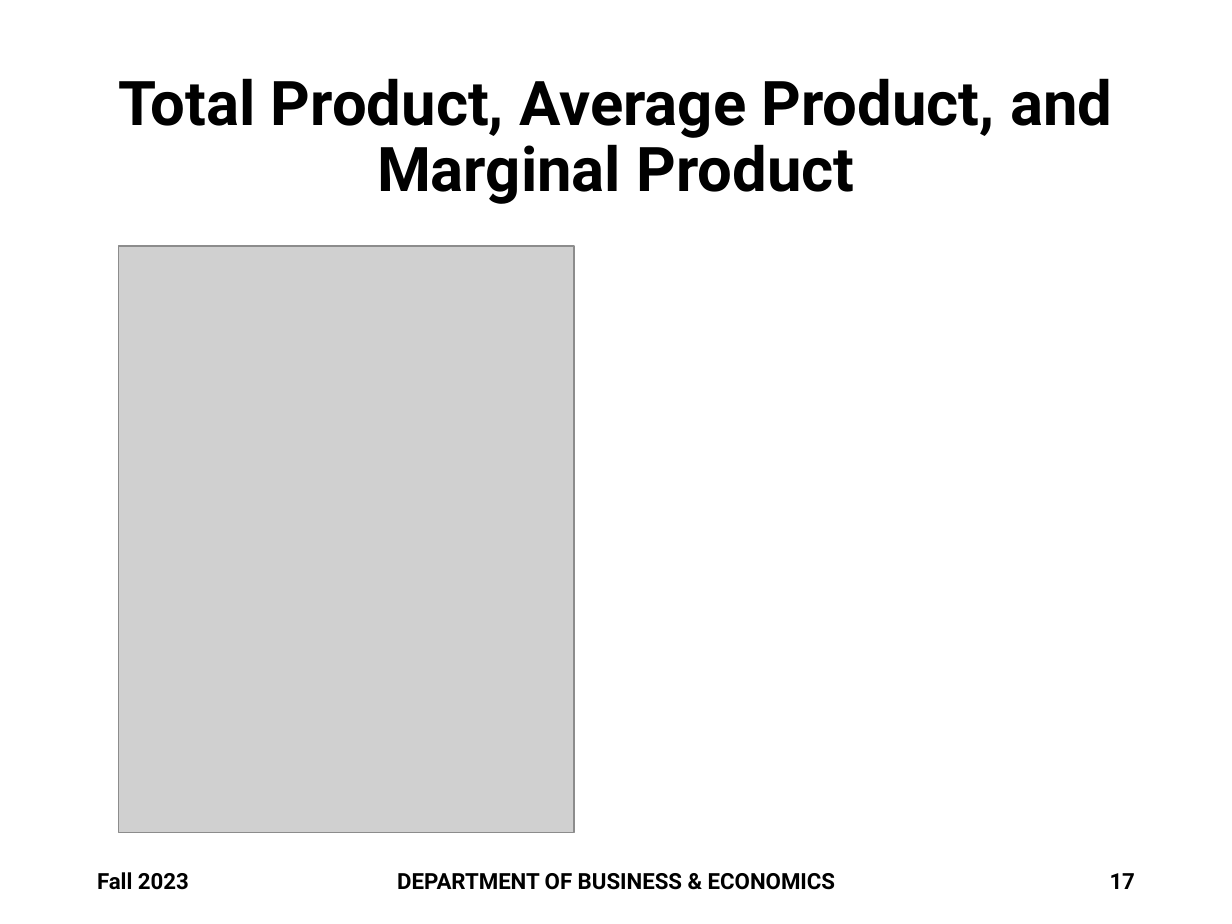
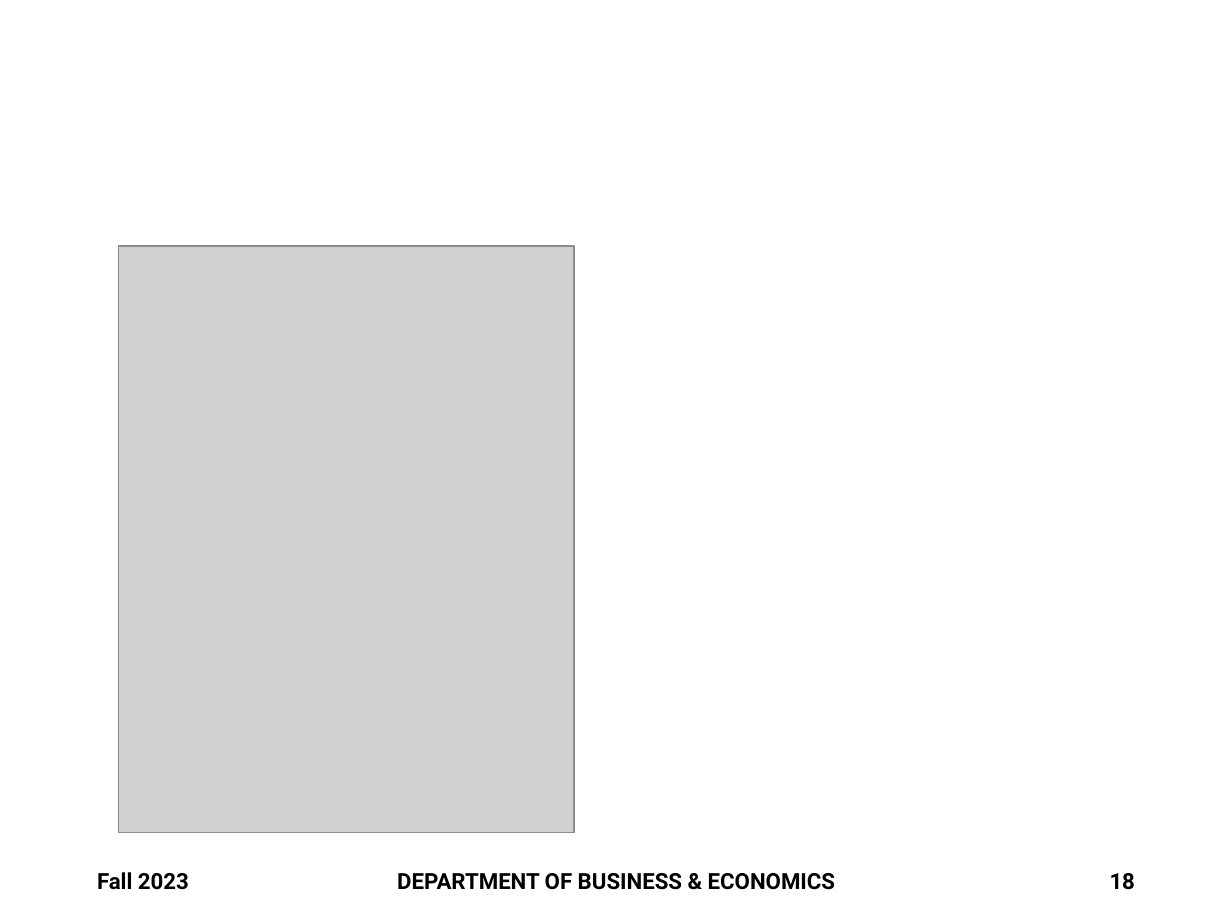
Before and after one commit to brianhwpark/brianhwpark.github.io, a slide deck: slide 18 of files/teaching-resources/monmouthcollege-econ-300/ECON300-LEC17.pptx (slide 17 before the commit). Drawn at 1232x924 pixels with LibreOffice and Linux fonts; fonts in the diff are those of the drawing; grey boxes stand for pictures; background and template pictures are left out. Boxes give left, top, right and bottom in pixels: in the first picture for what was removed or moved away, otherwise in the second. Text is boxed around its words. In the diff, an @@ line names an element or a change of style, - is before the commit and + after.

```diff
--- a/files/teaching-resources/monmouthcollege-econ-300/ECON300-LEC17.pptx
+++ b/files/teaching-resources/monmouthcollege-econ-300/ECON300-LEC17.pptx
@@ title removed at (x1=119, y1=78, x2=1112, y2=204) @@
-Total Product, Average Product, and Marginal Product
@@ page number at (x1=1110, y1=873, x2=1135, y2=890): text changed @@
-17
+18
```
Also in this commit, not shown: 7 other slides changed, 2 slides added, 3 other files.
